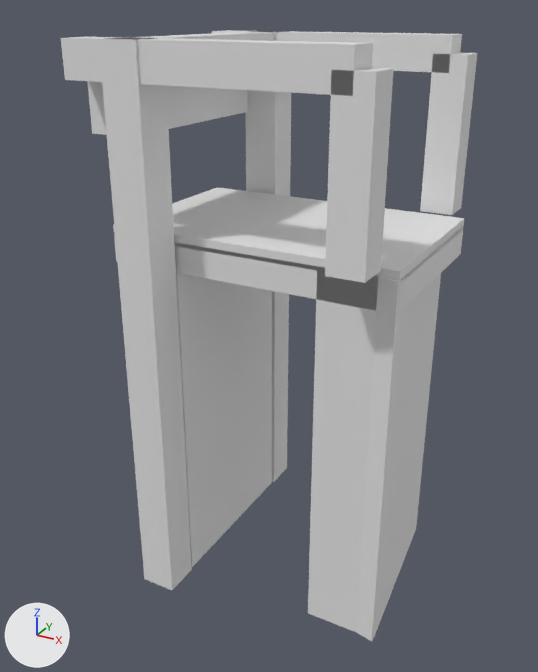
Two versions of the glTF model models/wapenveld/wapenveld-brug-39d19358/wapenveld-brug-39d19358.glb, one commit apart.
Before and after are seen from a 50 mm camera at (8.78, -17.19, 5.59) aimed at (-0.47, -0.37, -2.82). Every picture has the same lights, and +X, +Y and +Z are marked at lower left. The picture after the commit comes second.

Names of what the first picture shows: 'building:balans', 'building:balans 2', 'building:contragewicht', 'building:hamei', 'building:hamei 2', 'building:hangstang', 'building:hangstang 2', 'building:portaal', 'road:dek', 'road:inrit', 'road:landhoofd (aangenomen)', 'road:landhoofd (aangenomen) 2'.
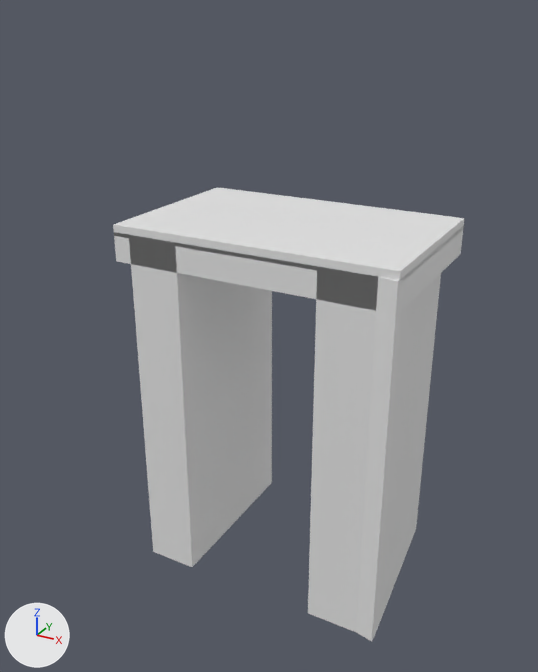
What differs and where, as boxes [x1, y1, x2, y2] in the pictures (538 x 672 px):
'building:hamei 2', deleted: before [98, 37, 192, 590]
'building:balans 2', deleted: before [61, 37, 373, 96]
'building:hangstang 2', deleted: before [325, 68, 394, 283]
'building:hamei', deleted: before [245, 31, 291, 482]
'building:hangstang', deleted: before [420, 52, 477, 215]
'building:balans', deleted: before [212, 30, 462, 73]
'building:contragewicht', deleted: before [87, 81, 247, 135]
'building:portaal', deleted: before [129, 31, 274, 41]

Patch to the scene script:
```diff
--- a/models/wapenveld/wapenveld-brug-39d19358/wapenveld-brug-39d19358.glb.py
+++ b/models/wapenveld/wapenveld-brug-39d19358/wapenveld-brug-39d19358.glb.py
@@ ob_building_hamei @@
-ob_building_hamei = bpy.data.objects.new('building:hamei', me_hamei)
-ob_building_hamei.location = (0.0, 0.0, 0.0)
@@ ob_building_hamei_2 @@
-ob_building_hamei_2 = bpy.data.objects.new('building:hamei 2', me_hamei_2)
-ob_building_hamei_2.location = (0.0, 0.0, 0.0)
@@ ob_building_portaal @@
-ob_building_portaal = bpy.data.objects.new('building:portaal', me_portaal)
-ob_building_portaal.location = (0.0, 0.0, 0.0)
@@ ob_building_balans @@
-ob_building_balans = bpy.data.objects.new('building:balans', me_balans)
-ob_building_balans.location = (0.0, 0.0, 0.0)
@@ ob_building_hangstang @@
-ob_building_hangstang = bpy.data.objects.new('building:hangstang', me_hangstang)
-ob_building_hangstang.location = (0.0, 0.0, 0.0)
@@ ob_building_balans_2 @@
-ob_building_balans_2 = bpy.data.objects.new('building:balans 2', me_balans_2)
-ob_building_balans_2.location = (0.0, 0.0, 0.0)
@@ ob_building_hangstang_2 @@
-ob_building_hangstang_2 = bpy.data.objects.new('building:hangstang 2', me_hangstang_2)
-ob_building_hangstang_2.location = (0.0, 0.0, 0.0)
@@ ob_building_contragewicht @@
-ob_building_contragewicht = bpy.data.objects.new('building:contragewicht', me_contragewicht)
-ob_building_contragewicht.location = (0.0, 0.0, 0.0)
```
